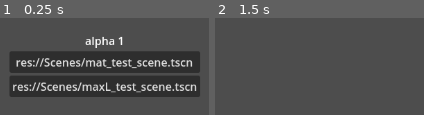
Above: before the commit, frames 1-2 (left to right).
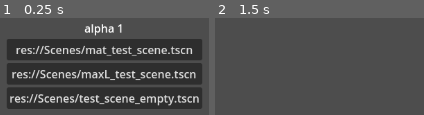
Above: after the commit, the same moments.

Repository: HuskyGameDev/2025s-team5
Game: Godot game, scene res://Scenes/devmenu.tscn
Two runs of this game, one before a commit and one after it. Both use one fixed random seed, a clock stepped at 60 frames per second and the inputs below.
Inputs (mouse positions are in pixels of both pictures, inside the frame that each line leads up to):
- Up to frame 1 (0.25 s): no input
- Up to frame 2 (1.5 s): click "res://Scenes/mat_test_scene.t…" at 0.5 s; tap Enter (ui_accept) at 1.25 s; move the mouse to (outside the picture) at 1.27 s; hold Right (ui_right) from 1.28 s (still down)

The runs differ from the first frame. In frame 1, 38% of the frame differs, in the area x 3-97%, y 6-94%; in frame 2, nothing differs.

Commit message:
Added TestObject

Diff:
--- a/tropical-tanks/Objects/Tank/Tank.tscn
+++ b/tropical-tanks/Objects/Tank/Tank.tscn
@@ -8,6 +8,7 @@
 
 [node name="Tank" type="CharacterBody3D"]
 transform = Transform3D(1, 0, 0, 0, 1, 0, 0, 0, 1, 0, 0.502262, 0)
+collision_mask = 3
 script = ExtResource("1_10wce")
 
 [node name="PlaceholderMesh" type="MeshInstance3D" parent="."]
--- a/tropical-tanks/Objects/Terrain3D/terrain_3d.gd
+++ b/tropical-tanks/Objects/Terrain3D/terrain_3d.gd
@@ -26,8 +26,9 @@
 		for z in zsize:
 			var color : Color = heightImage.get_pixel(x,z) * Color(0,1,0,1)
 
+			#st.set_normal(Vector3(0,1,0))
 			st.set_color(color)
-			st.add_vertex(Vector3(x    , height_data[Vector2(x,z)], z    ))
+			st.add_vertex(Vector3(x + randf_range(-0.3,0.3)    , height_data[Vector2(x,z)], z   + randf_range(-0.3,0.3)  ))
 
 	for x in xsize-1:
 		for z in zsize-1:
--- a/tropical-tanks/Objects/Terrain3D/terrain_material.tres
+++ b/tropical-tanks/Objects/Terrain3D/terrain_material.tres
@@ -1,4 +1,5 @@
 [gd_resource type="StandardMaterial3D" format=3 uid="uid://3wikrk5j0ufw"]
 
 [resource]
+shading_mode = 2
 vertex_color_use_as_albedo = true
--- a/tropical-tanks/Scenes/devmenu.gd
+++ b/tropical-tanks/Scenes/devmenu.gd
@@ -4,7 +4,8 @@
 
 var levels = [
 "res://Scenes/mat_test_scene.tscn",
-"res://Scenes/maxL_test_scene.tscn"
+"res://Scenes/maxL_test_scene.tscn",
+"res://Scenes/test_scene_empty.tscn"
 ]
 
 
--- /dev/null
+++ b/tropical-tanks/Scenes/test_scene_empty.tscn
@@ -0,0 +1,3 @@
+[gd_scene format=3 uid="uid://de675djg38clo"]
+
+[node name="TestSceneEmpty" type="Node3D"]
Not shown, added: tropical-tanks/Art/Models/TestPart.blend.import
Not shown, added: tropical-tanks/Art/Models/TestPart.blend
Not shown, added: tropical-tanks/Art/Models/TestPart.blend1
